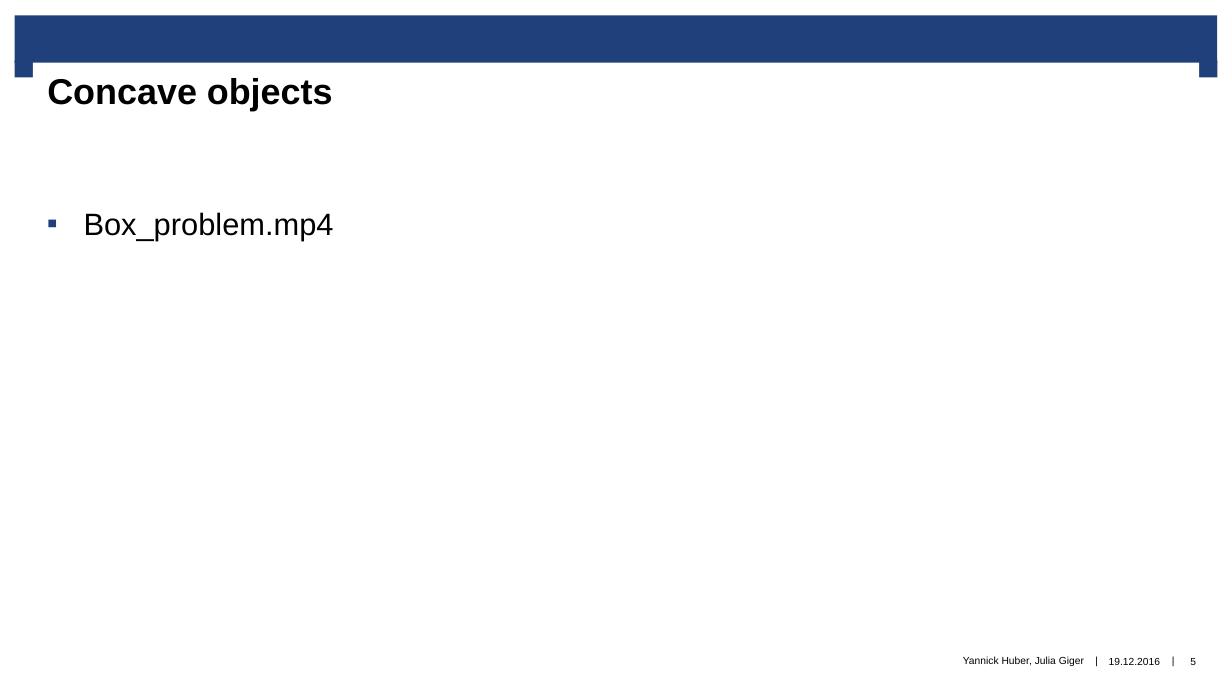
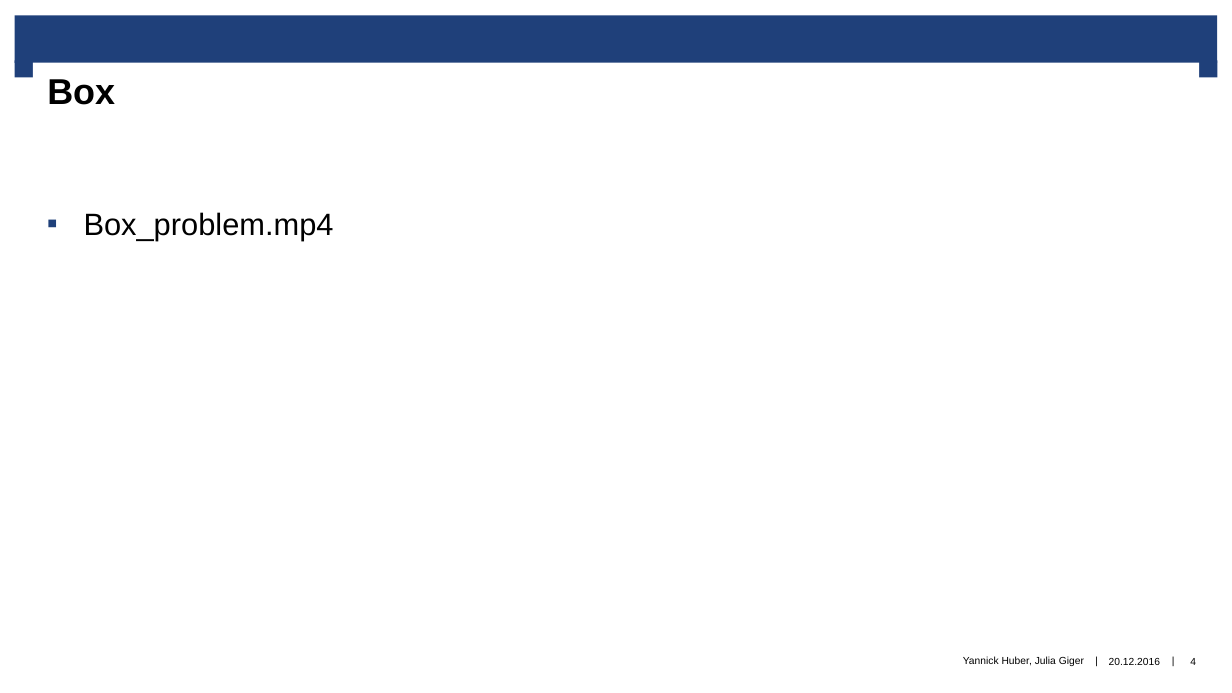
Before and after one commit to JuG16/pbs, a slide deck: slide 4 of project/final_presentation.pptx (slide 5 before the commit). Drawn at 1232x693 pixels with LibreOffice and Linux fonts; fonts in the diff are those of the drawing; background and template pictures are left out. Boxes give left, top, right and bottom in pixels: in the first picture for what was removed or moved away, otherwise in the second. Text is boxed around its words. In the diff, an @@ line names an element or a change of style, - is before the commit and + after.

```diff
--- a/project/final_presentation.pptx
+++ b/project/final_presentation.pptx
@@ title at [47, 79, 115, 105]: text changed @@
-Concave objects
+Box
@@ text at [1109, 658, 1161, 665]: text changed @@
-19.12.2016
+20.12.2016
@@ page number at [1190, 658, 1196, 665]: text changed @@
-5
+4
```
Also in this commit, not shown: 9 other slides changed, 1 slide added.
